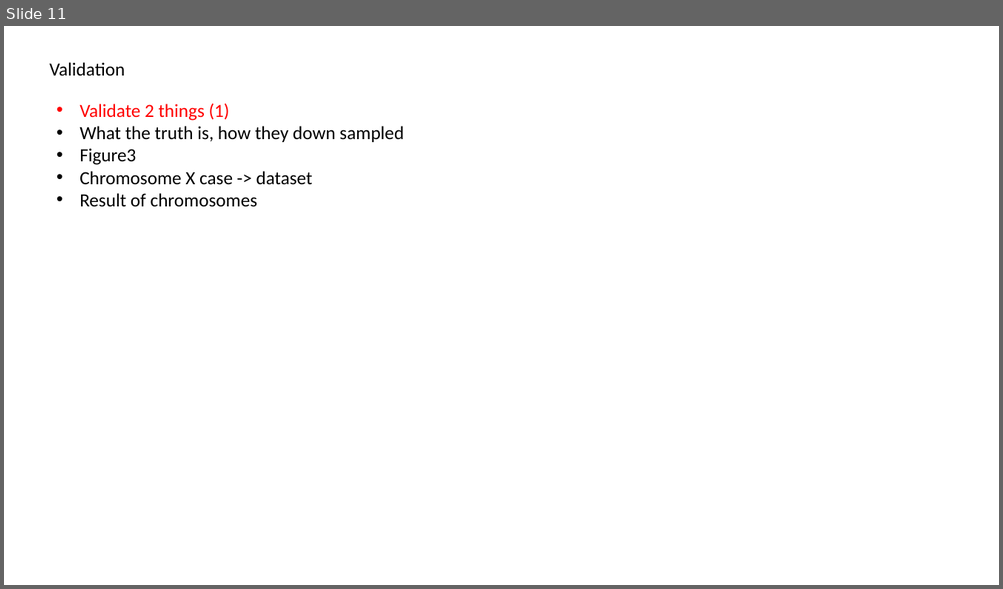
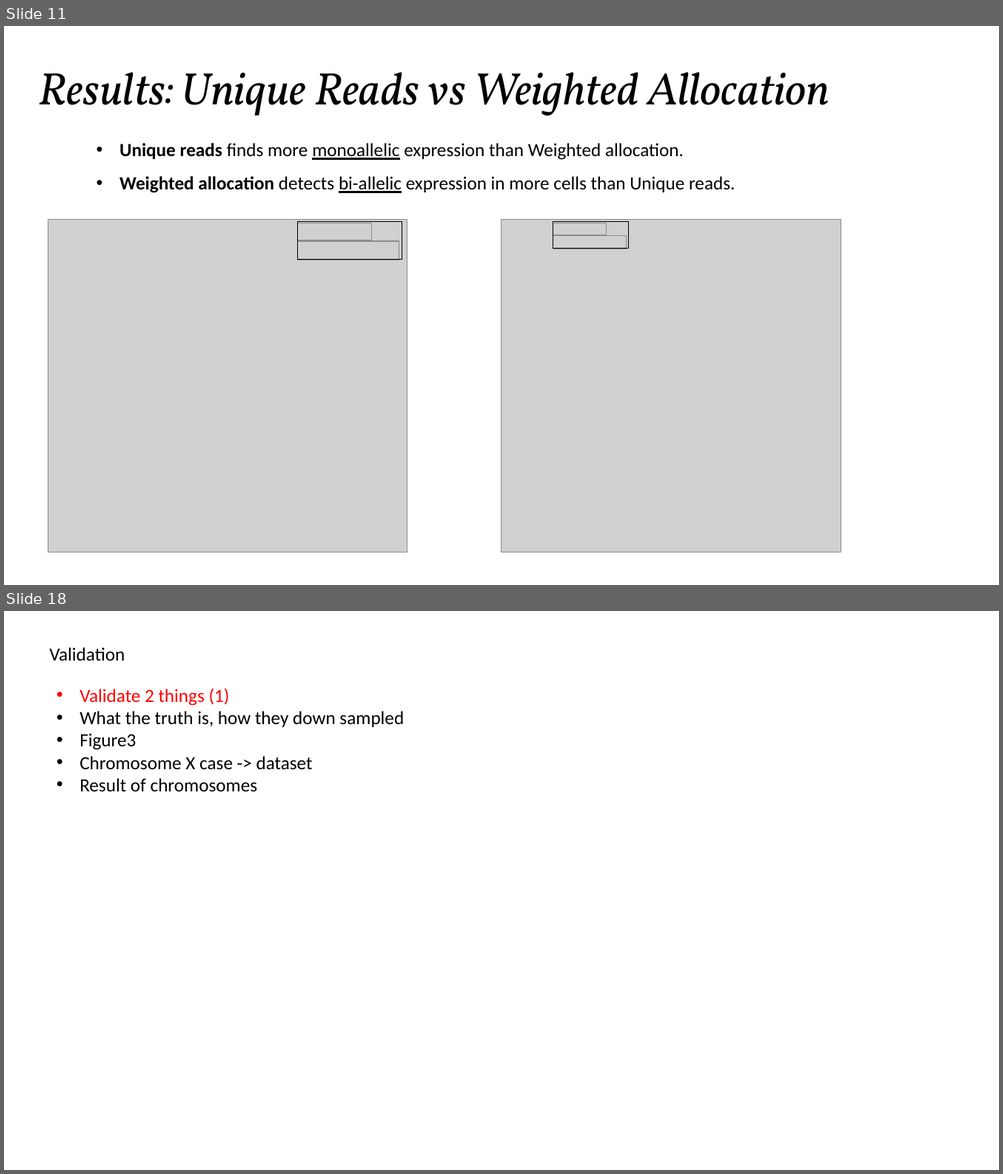
Before and after one commit to SmaragdaDimitrakopoulou/Paper-Presentation, a slide deck: presentation.pptx. Shown one above the other, each under a label of ours: slide 11 before the commit, slides 11 and 18 after it; the slides between them are not shown. The pictures are 1003x589 and 1003x1174 pixels, drawn with LibreOffice and Linux fonts; fonts in the diff are those of the drawing; grey boxes stand for pictures. Boxes give left, top, right and bottom in pixels: in the first picture for what was removed or moved away, otherwise in the second. Text is boxed around its words. In the diff, an @@ line names an element or a change of style, - is before the commit and + after.

```diff
--- a/presentation.pptx
+++ b/presentation.pptx
@@ slide 11 added at <box>4,26,999,585</box>, background #FFFFFF @@
@@ text added at <box>38,72,829,116</box>, 44 pt, text #000000, italic @@
+Results: Unique Reads vs Weighted Allocation
@@ text added at <box>119,143,734,193</box>, 18 pt, text #000000 @@
+• Unique reads finds more monoallelic expression than Weighted allocation.
+• Weighted allocation detects bi-allelic expression in more cells than Unique reads.
@@ picture added at <box>48,220,407,553</box> @@
@@ picture added at <box>297,223,371,240</box> @@
@@ rectangle added at <box>297,221,401,259</box>, outline #000000 0.25 pt @@
@@ picture added at <box>501,220,840,553</box> @@
@@ picture added at <box>552,223,606,235</box> @@
@@ rectangle added at <box>553,221,629,248</box>, outline #000000 0.25 pt @@
@@ picture added at <box>297,241,398,261</box> @@
@@ picture added at <box>552,235,626,249</box> @@
@@ what was slide 11 is now slide 18 @@
```
Also in this commit, not shown: 6 other slides added.
